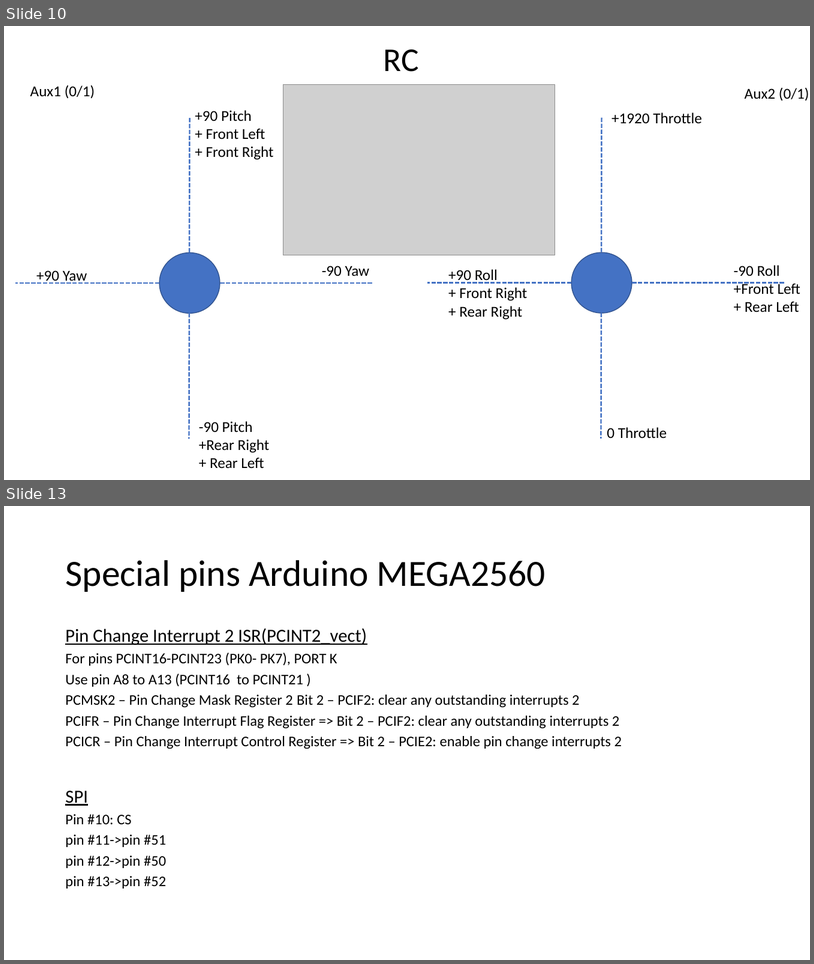
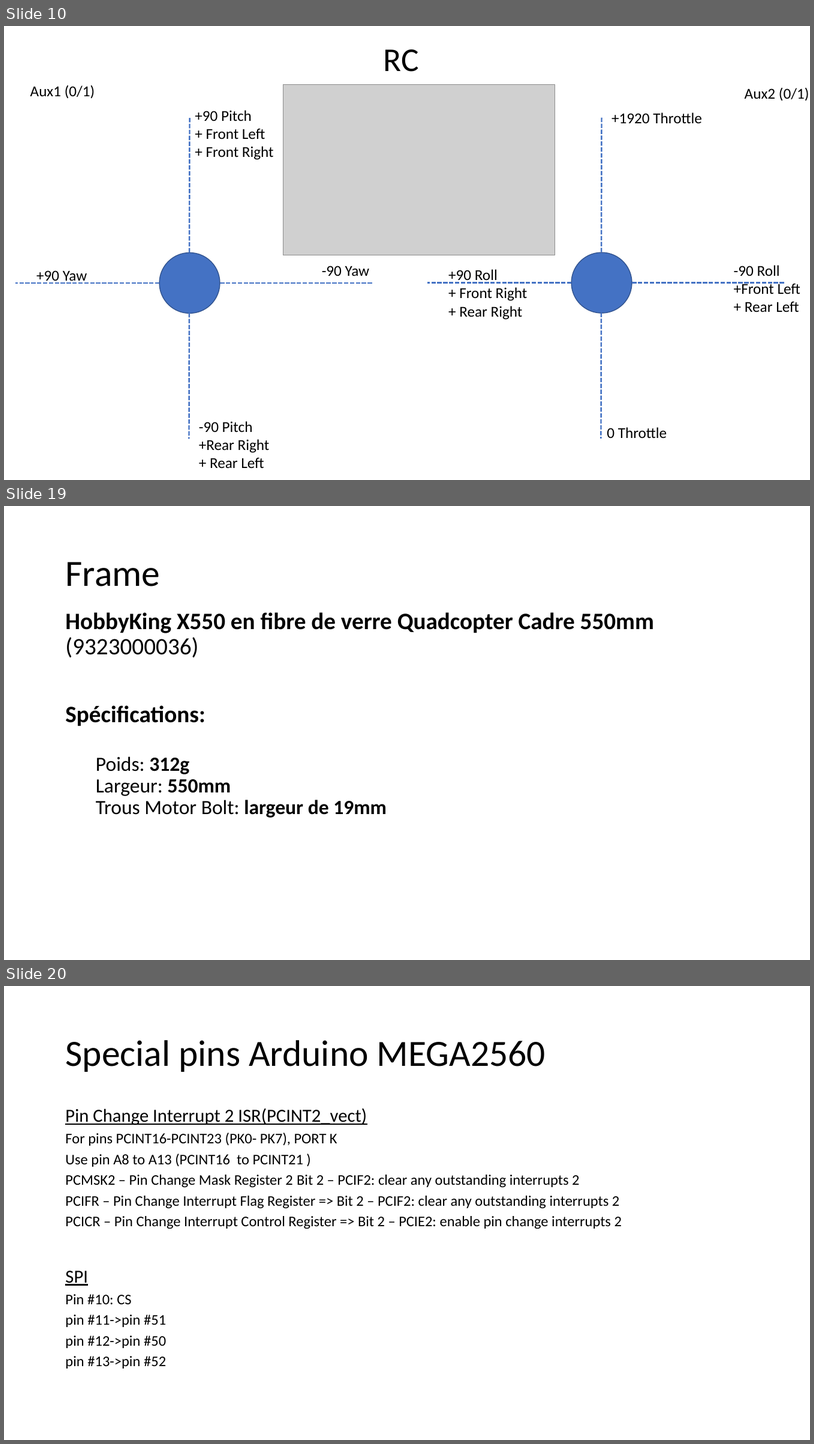
Before and after one commit to RobotEdh/RobotMicroControl, a slide deck: libraries/Diagramm Drone.pptx. Shown one above the other, each under a label of ours: slides 10 and 13 before the commit, slides 10, 19 and 20 after it; the slides between them are not shown. The pictures are 814x964 and 814x1444 pixels, drawn with LibreOffice and Linux fonts; fonts in the diff are those of the drawing; grey boxes stand for pictures. Boxes give left, top, right and bottom in pixels: in the first picture for what was removed or moved away, otherwise in the second. Text is boxed around its words. In the diff, an @@ line names an element or a change of style, - is before the commit and + after.

```diff
--- a/libraries/Diagramm Drone.pptx
+++ b/libraries/Diagramm Drone.pptx
@@ slide 19 added at box(4, 506, 810, 960), background #FFFFFF @@
@@ title added at box(65, 562, 160, 586), 44 pt, text #000000 @@
+Frame
@@ text added at box(65, 612, 654, 817), 28 pt, text #000000, bold @@
+HobbyKing X550 en fibre de verre Quadcopter Cadre 550mm (9323000036)
+Spécifications:
+  Poids: 312g
+  Largeur: 550mm
+  Trous Motor Bolt: largeur de 19mm
@@ what was slide 13 is now slide 20 @@
```
Also in this commit, not shown: 3 slides changed, 7 other slides added, 1 slide removed, 3 other files.
